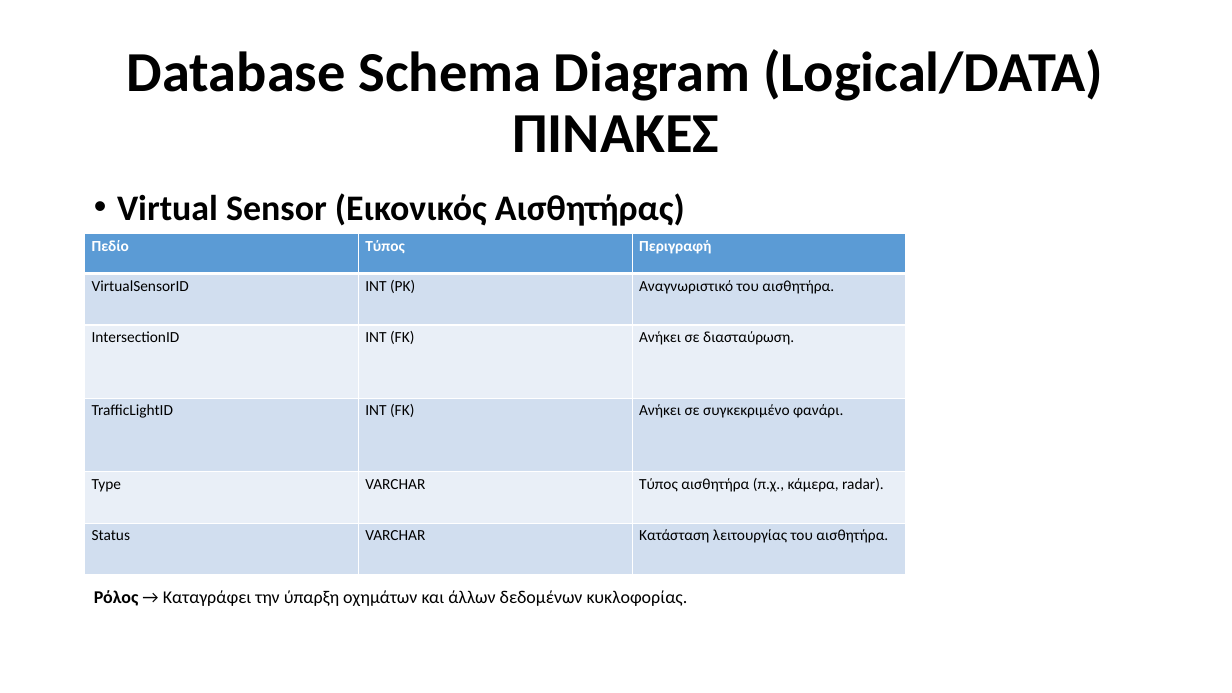
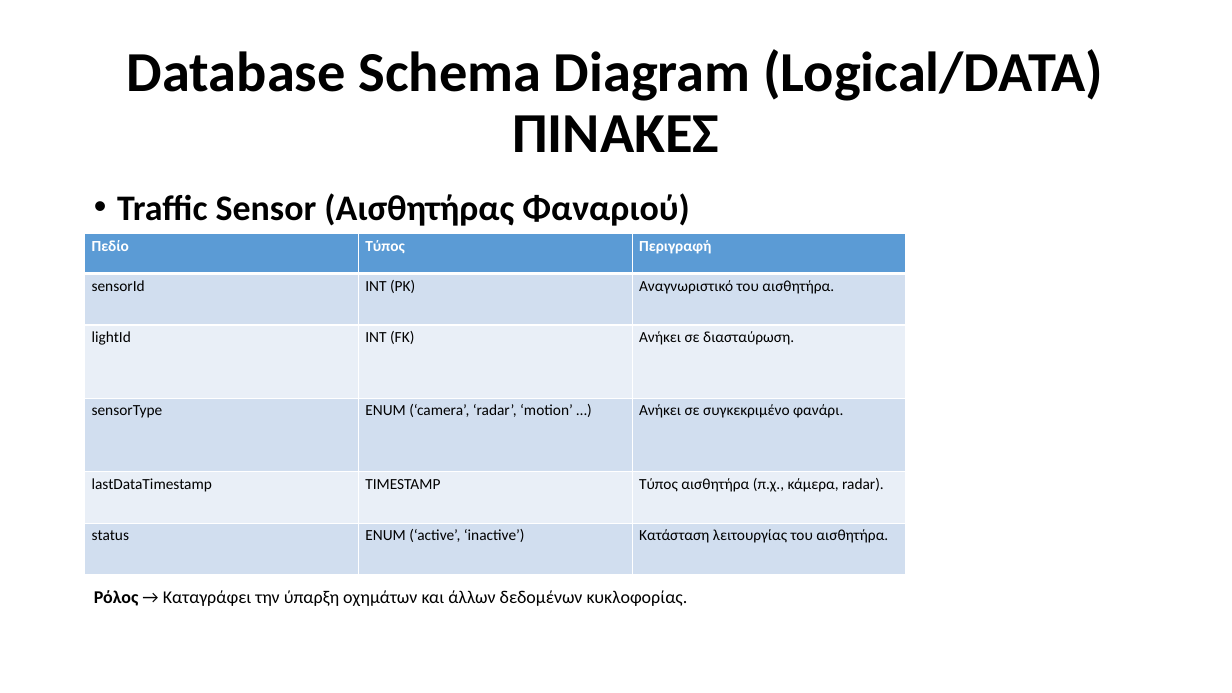
Before and after one commit to Ath21/STL_Drive, a slide deck: slide 13 of Presentation.pptx (slide 11 before the commit). Drawn at 1232x693 pixels with LibreOffice and Linux fonts; fonts in the diff are those of the drawing. Boxes give left, top, right and bottom in pixels: in the first picture for what was removed or moved away, otherwise in the second. Text is boxed around its words. In the diff, an @@ line names an element or a change of style, - is before the commit and + after.

```diff
--- a/Presentation.pptx
+++ b/Presentation.pptx
@@ text at (117,193,689,226): text changed @@
-• Virtual Sensor (Εικονικός Αισθητήρας)
+• Traffic Sensor (Αισθητήρας Φαναριού)
@@ table at (85,234,906,575) @@
-row 2, column 1: VirtualSensorID
+row 2, column 1: sensorId
-row 3, column 1: IntersectionID
+row 3, column 1: lightId
-row 4, column 1: TrafficLightID
+row 4, column 1: sensorType
-row 4, column 2: INT (FK)
+row 4, column 2: ENUM (‘camera’, ‘radar’, ‘motion’ …)
-row 5, column 1: Type
+row 5, column 1: lastDataTimestamp
-row 5, column 2: VARCHAR
+row 5, column 2: TIMESTAMP
-row 6, column 1: Status
+row 6, column 1: status
-row 6, column 2: VARCHAR
+row 6, column 2: ENUM (‘active’, ‘inactive’)
```
Also in this commit, not shown: 8 other slides changed, 8 slides added, 6 slides removed, 19 other files.
